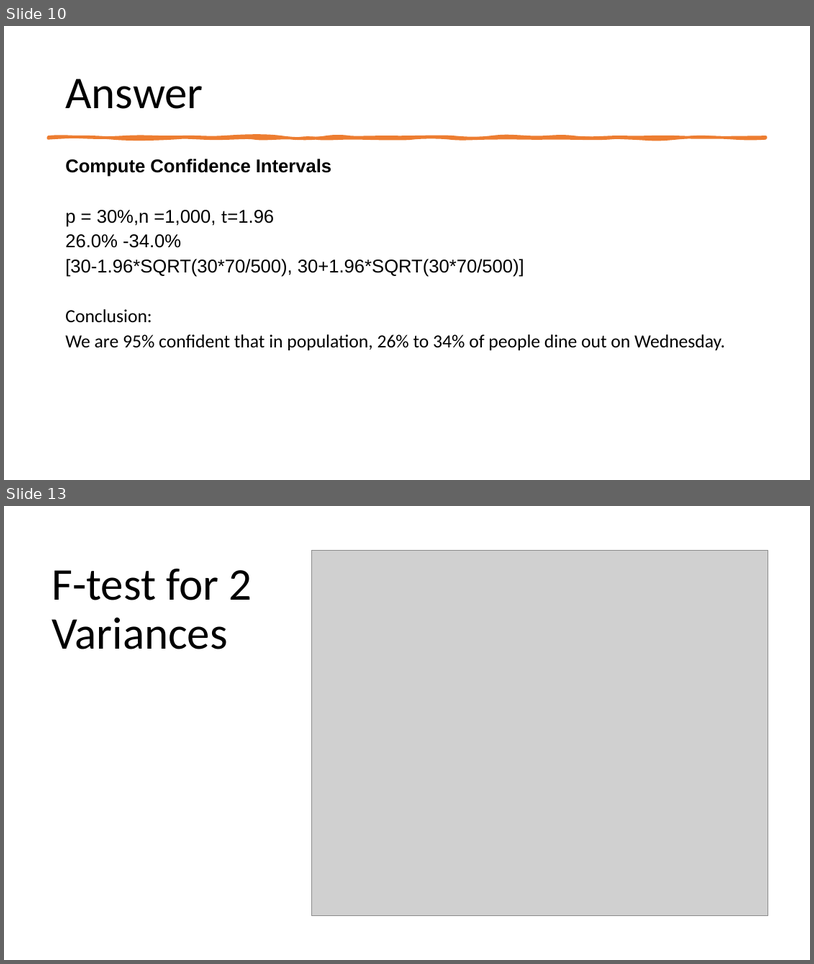
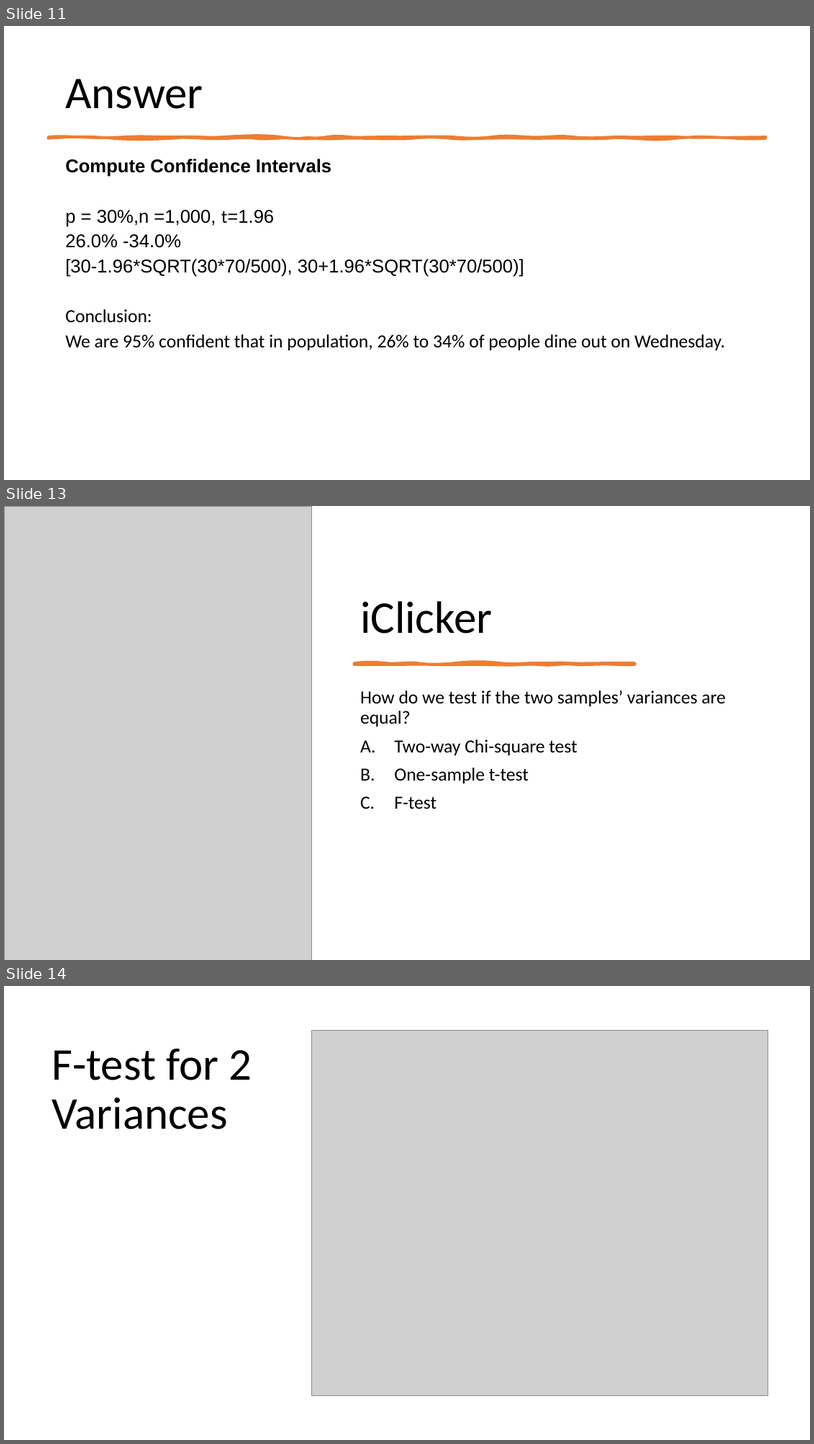
Before and after one commit to mikenguyen13/mar4050, a slide deck: lectures/14/2_Review.pptx. Shown one above the other, each under a label of ours: slides 10 and 13 before the commit, slides 11, 13 and 14 after it; the slides between them are not shown. The pictures are 814x964 and 814x1444 pixels, drawn with LibreOffice and Linux fonts; fonts in the diff are those of the drawing; grey boxes stand for pictures. Boxes give left, top, right and bottom in pixels: in the first picture for what was removed or moved away, otherwise in the second. Text is boxed around its words. In the diff, an @@ line names an element or a change of style, - is before the commit and + after.

```diff
--- a/lectures/14/2_Review.pptx
+++ b/lectures/14/2_Review.pptx
@@ slide 13 added at [4,506,810,960], background #FFFFFF @@
@@ picture added at [4,506,312,960] @@
@@ title added at [360,601,492,633], 54 pt, text #000000 @@
+iClicker
@@ freeform shape added at [354,663,635,664], fill #ED7D31, outline #ED7D31 3.5 pt @@
@@ text added at [360,690,726,809], 22 pt, text #000000 @@
+How do we test if the two samples’ variances are equal?
+A. Two-way Chi-square test
+B. One-sample t-test
+C. F-test
@@ what was slide 10 is now slide 11 @@
@@ what was slide 13 is now slide 14 @@
```
Also in this commit, not shown: 8 slides changed, 2 other slides added, 2 slides removed, 3 other files.
